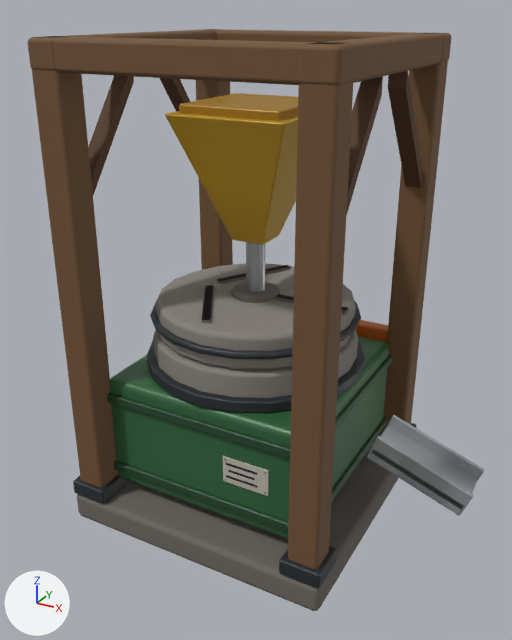
One commit to the glTF model fieldworks-machines/models/lc_mill.glb: the scene before it, then after it.
The view is the same before and after, from a 50 mm lens placed at (1.6, -2.9, 2.47), pointed at (0.04, -0.07, 1.05). Every picture has the same lights, and +X, +Y and +Z are marked at lower left. The picture after the commit comes second. Where no turn or scale is listed for an object, it has been applied to the vertices. Vertices at exactly the same position are counted once.

In view in the first picture: 'block', 'block.001', 'block.004', 'block.006', 'block.008', 'block.011', 'block.013', 'block.014', 'block.016', 'block.022', 'block.023', 'block.024', 'block.025', 'block.026', 'block.031', 'block.032', 'cyl.005', 'cyl.006', 'cyl.007', 'cyl.008' and 20 more.
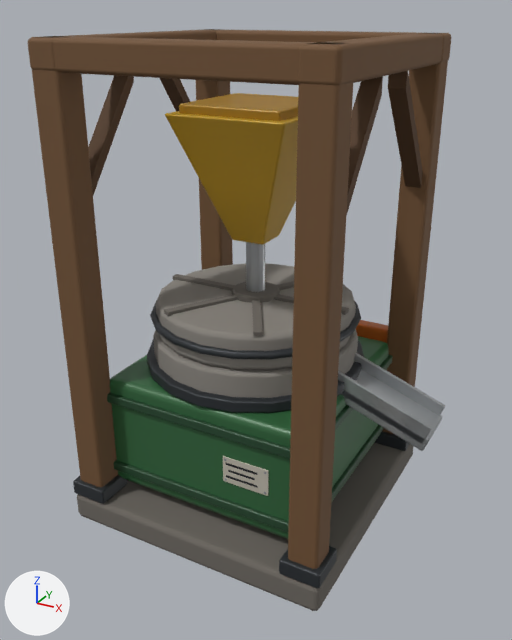
Where the newer file only moved an object's origin or applied its transform, the numbers keep the older frame.

Diff of the bpy script that builds the scene:
```diff
--- a/fieldworks-machines/models/lc_mill.glb.py
+++ b/fieldworks-machines/models/lc_mill.glb.py
@@ me_cube_021 @@
-me_cube_021.from_pydata(...)  # 8 vertices, 12 faces; spans x -0.262..-0.008, y -0.434..-0.033, z 0.085..0.105
+me_cube_021.from_pydata(...)  # 8 vertices, 12 faces; spans x -0.127..0.127, y -0.201..0.201, z -0.01..0.01
+# me_cube_021 part 1: the whole mesh is moved by (0.135, 0.234, -0.095)
 me_cube_021.materials.append(mat_857f77)
@@ me_cube_022 @@
-me_cube_022.from_pydata(...)  # 8 vertices, 12 faces; spans x -0.262..-0.008, y 0.033..0.434, z 0.085..0.105
+me_cube_022.from_pydata(...)  # 8 vertices, 12 faces; spans x -0.127..0.127, y -0.201..0.201, z -0.01..0.01
+# me_cube_022 part 2: the whole mesh is moved by (0.135, -0.234, -0.095)
 me_cube_022.materials.append(mat_857f77)
@@ me_cube_024 @@
-me_cube_024.from_pydata(...)  # 8 vertices, 12 faces; spans x -0.262..-0.007, y -0.434..-0.034, z 0.085..0.105
+me_cube_024.from_pydata(...)  # 8 vertices, 12 faces; spans x -0.127..0.127, y -0.2..0.2, z -0.01..0.01
+# me_cube_024 part 3: the whole mesh is moved by (0.135, 0.234, -0.095)
 me_cube_024.materials.append(mat_857f77)
@@ me_cube_025 @@
-me_cube_025.from_pydata(...)  # 8 vertices, 12 faces; spans x -0.263..-0.008, y 0.033..0.434, z 0.085..0.105
+me_cube_025.from_pydata(...)  # 8 vertices, 12 faces; spans x -0.127..0.127, y -0.201..0.201, z -0.01..0.01
+# me_cube_025 part 4: the whole mesh is moved by (0.135, -0.234, -0.095)
 me_cube_025.materials.append(mat_857f77)
@@ me_cube_030 @@
-me_cube_030.from_pydata(...)  # 56 vertices, 108 faces; spans x 0.678..1.168, y -0.12..0.12, z 0.31..0.549
+me_cube_030.from_pydata(...)  # 56 vertices, 108 faces; spans x -0.245..0.245, y -0.12..0.12, z -0.12..0.12
+# me_cube_030 part 5: the whole mesh is moved by (-0.923, 0.0, -0.429)
 me_cube_030.materials.append(mat_d7dbde)
@@ me_cube_031 @@
-me_cube_031.from_pydata(...)  # 56 vertices, 108 faces; spans x 0.689..1.191, y 0.1..0.12, z 0.345..0.608
+me_cube_031.from_pydata(...)  # 56 vertices, 108 faces; spans x -0.251..0.251, y -0.01..0.01, z -0.132..0.132
+# me_cube_031 part 6: the whole mesh is moved by (-0.94, -0.11, -0.476)
 me_cube_031.materials.append(mat_d7dbde)
@@ me_cube_032 @@
-me_cube_032.from_pydata(...)  # 56 vertices, 108 faces; spans x 0.689..1.191, y -0.12..-0.1, z 0.345..0.608
+me_cube_032.from_pydata(...)  # 56 vertices, 108 faces; spans x -0.251..0.251, y -0.01..0.01, z -0.132..0.132
+# me_cube_032 part 7: the whole mesh is moved by (-0.94, 0.11, -0.476)
 me_cube_032.materials.append(mat_d7dbde)
@@ ob_block_022 @@
 ob_block_022 = bpy.data.objects.new('block.022', me_cube_021)
-ob_block_022.location = (0.0, 0.0, 1.07)
+ob_block_022.location = (0.135, -0.234, 1.165)
@@ ob_block_023 @@
 ob_block_023 = bpy.data.objects.new('block.023', me_cube_022)
-ob_block_023.location = (0.0, 0.0, 1.07)
+ob_block_023.location = (-0.135, -0.234, 1.165)
@@ ob_block_024 @@
 ob_block_024 = bpy.data.objects.new('block.024', me_cube_023)
-ob_block_024.location = (0.0, 0.0, 1.07)
+ob_block_024.location = (-0.27, 0.0, 1.165)
@@ ob_block_025 @@
 ob_block_025 = bpy.data.objects.new('block.025', me_cube_024)
-ob_block_025.location = (0.0, 0.0, 1.07)
+ob_block_025.location = (-0.135, 0.234, 1.165)
@@ ob_block_026 @@
 ob_block_026 = bpy.data.objects.new('block.026', me_cube_025)
-ob_block_026.location = (0.0, 0.0, 1.07)
+ob_block_026.location = (0.135, 0.234, 1.165)
@@ ob_block_031 @@
 ob_block_031 = bpy.data.objects.new('block.031', me_cube_030)
-ob_block_031.location = (0.0, 0.0, 0.0)
+ob_block_031.location = (0.72, 0.0, 0.72)
@@ ob_block_032 @@
 ob_block_032 = bpy.data.objects.new('block.032', me_cube_031)
-ob_block_032.location = (0.0, 0.0, 0.0)
+ob_block_032.location = (0.72, 0.11, 0.77)
@@ ob_block @@
 ob_block = bpy.data.objects.new('block', me_cube_032)
-ob_block.location = (0.0, 0.0, 0.0)
+ob_block.location = (0.72, -0.11, 0.77)
```

Boxes [x1, y1, x2, y2] around the edits, measured in the pictures (512 x 640 px):
'block.031', moved
    before: [367, 426, 477, 515]
    after: [341, 369, 442, 451]
'block', moved
    before: [370, 436, 474, 511]
    after: [338, 371, 432, 444]
'block.032', moved
    before: [387, 415, 484, 481]
    after: [354, 353, 445, 416]
'block.023', moved
    before: [219, 265, 291, 284]
    after: [164, 294, 238, 316]
'block.022', moved
    before: [201, 285, 213, 323]
    after: [252, 300, 263, 336]
'block.024', moved
    before: [274, 294, 348, 315]
    after: [173, 274, 235, 291]
'block.026', moved
    before: [217, 265, 290, 284]
    after: [276, 281, 294, 290]
'block.025', moved (not visible afterwards)
    before: [201, 285, 214, 323]
